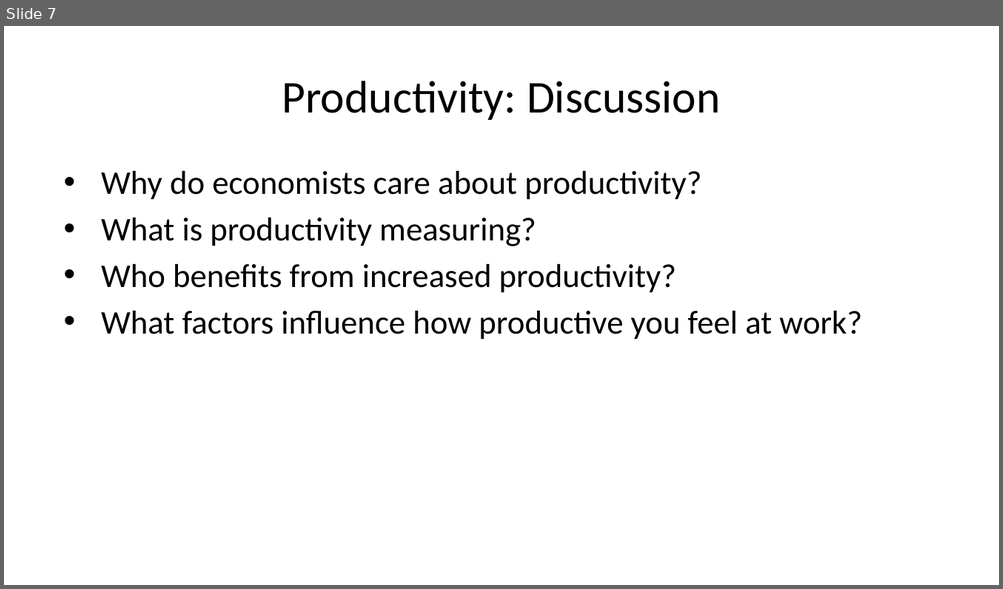
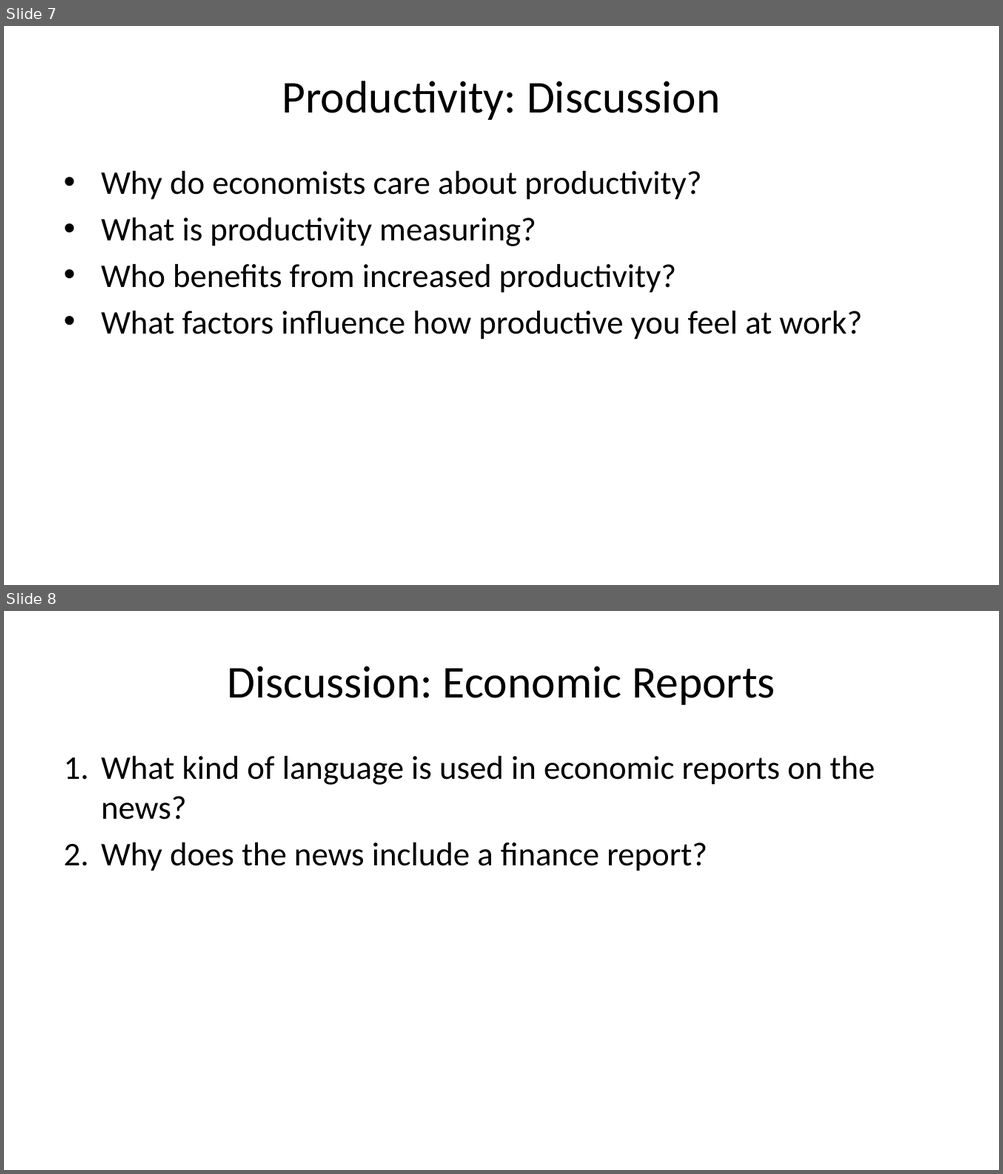
Before and after one commit to amwu-nrc/economics-presentations, a slide deck: hot-topics.pptx. Shown one above the other, each under a label of ours: slide 7 before the commit, slides 7 and 8 after it. The pictures are 1003x589 and 1003x1174 pixels, drawn with LibreOffice and Linux fonts; fonts in the diff are those of the drawing. Boxes give left, top, right and bottom in pixels: in the first picture for what was removed or moved away, otherwise in the second. Text is boxed around its words. In the diff, an @@ line names an element or a change of style, - is before the commit and + after.

```diff
--- a/hot-topics.pptx
+++ b/hot-topics.pptx
@@ slide 8 added at box(4, 611, 999, 1170), background #FFFFFF @@
@@ title added at box(227, 666, 775, 705), 33 pt, text #000000 @@
+Discussion: Economic Reports
@@ text added at box(101, 756, 875, 871), 24 pt, text #000000 @@
+1. What kind of language is used in economic reports on the news?
+2. Why does the news include a finance report?
```
Also in this commit, not shown: 1 slide changed, 55 other files.
